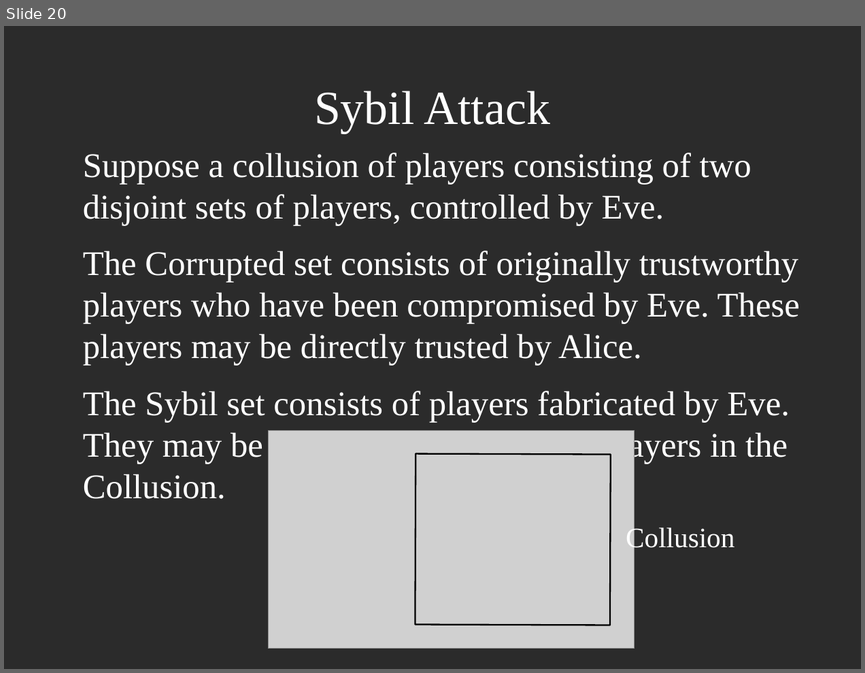
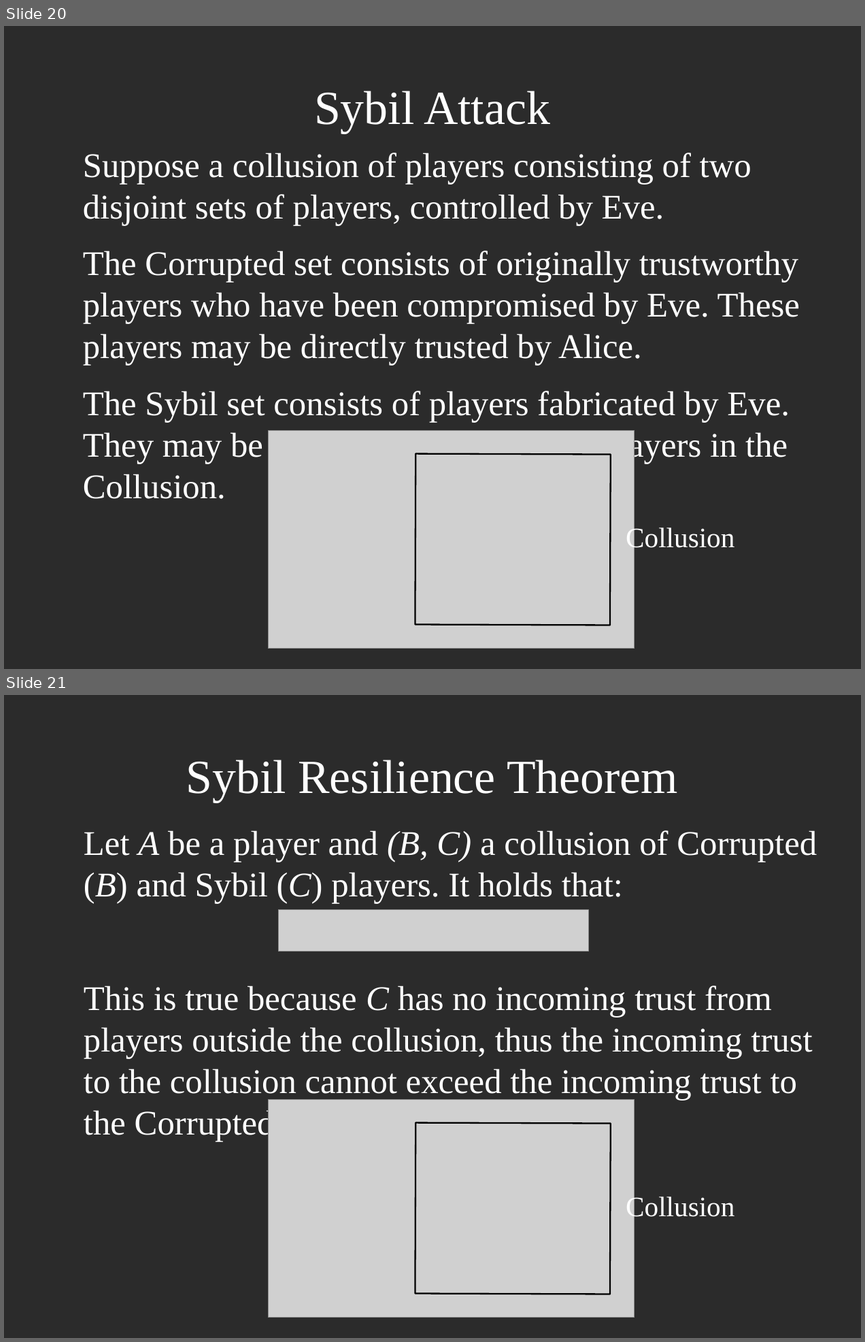
Before and after one commit to decrypto-org/TrustIsRisk, a slide deck: presentations/AtheCrypt10-1-2017/AtheCrypt10-1-2017.odp. Shown one above the other, each under a label of ours: slide 20 before the commit, slides 20 and 21 after it. The pictures are 865x673 and 865x1342 pixels, drawn with LibreOffice and Linux fonts; fonts in the diff are those of the drawing; grey boxes stand for pictures; background and template pictures are left out; a plain dark background stands for a picture behind light text. Boxes give left, top, right and bottom in pixels: in the first picture for what was removed or moved away, otherwise in the second. Text is boxed around its words. In the diff, an @@ line names an element or a change of style, - is before the commit and + after.

Commit message:
add Sybil Resilience Theorem slide

```diff
--- a/presentations/AtheCrypt10-1-2017/AtheCrypt10-1-2017.odp
+++ b/presentations/AtheCrypt10-1-2017/AtheCrypt10-1-2017.odp
@@ slide 21 added at [4,695,861,1338], background picture (left out) @@
@@ title added at [186,760,678,802], 44 pt, text #FFFFFF @@
+Sybil Resilience Theorem
@@ text added at [84,830,817,1142], 32 pt, text #FFFFFF @@
+Let A be a player and (B, C) a collusion of Corrupted (B) and Sybil (C) players. It holds that:
+This is true because C has no incoming trust from players outside the collusion, thus the incoming trust to the collusion cannot exceed the incoming trust to the Corrupted Set alone.
@@ picture added at [279,910,589,951] @@
@@ picture added at [269,1100,634,1317] @@
@@ picture added at [269,1100,634,1317] @@
@@ rectangle added at [415,1122,611,1294], outline #000000 1.45 pt @@
@@ text added at [626,1194,734,1222], 26 pt, text #FFFFFF @@
+Collusion
```
Also in this commit, not shown: 1 slide removed.
